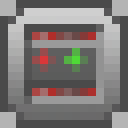
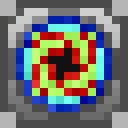
Comparing the layer stacks of the two 128x128 images. Changes:
added layer "stupid_core" above "Layer 8" over left=8, top=8, right=120, bottom=120
hid "Layer 8" over left=24, top=24, right=104, bottom=104
